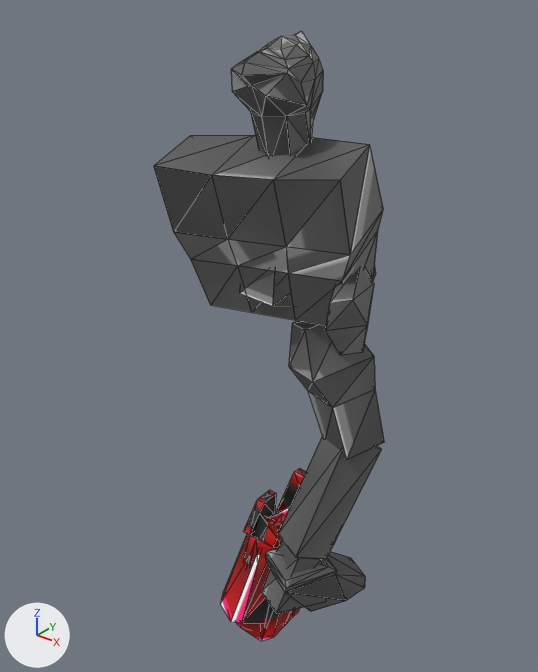
Renders of the Blender file share/shapes/rotc/players/standardcat/player2.blend from each side of a commit.
Before and after are seen from a 50 mm camera at (1.75, -2.3, 2.59) aimed at (-0.07, -0.03, 1.18). The axes (+X, +Y, +Z) are drawn at lower left. The lights are the same throughout. Mesh edges are drawn as thin lines. The same objects are shown in both versions, whatever each file hides.
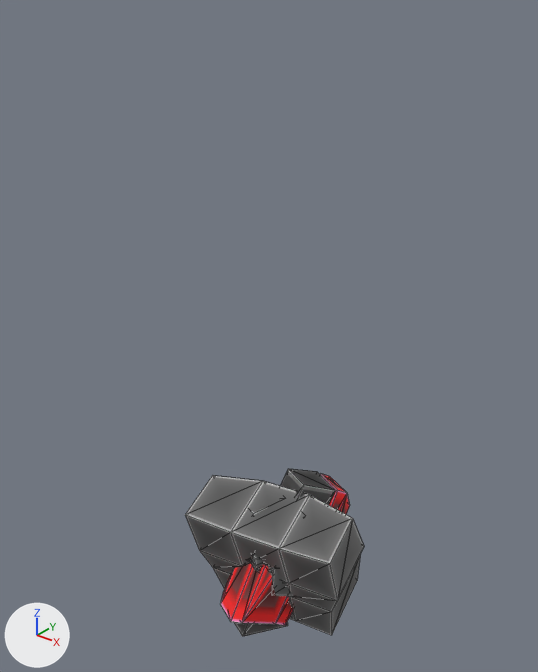
What differs and where, as boxes (x1, y1, x2, y2) in the pictures (538 x 672 px):
'Mesh.003', surface changed, moved
    before: (154, 135, 383, 326)
    after: (185, 476, 364, 635)
'Mesh.012', surface changed, moved
    before: (262, 436, 382, 614)
    after: (234, 469, 336, 637)
'Mesh.010', moved
    before: (231, 30, 323, 156)
    after: (252, 555, 271, 573)
'Mesh.016', surface changed, moved
    before: (289, 321, 384, 460)
    after: (251, 507, 267, 516)
'armor_r_calf', recoloured, surface changed
    both: (220, 474, 350, 626)
'Mesh.007', moved, turned
    before: (265, 548, 365, 612)
    after: (250, 555, 263, 572)
'Mesh.014', moved, turned (not visible afterwards)
    before: (326, 267, 374, 355)
'armor_l_calf', reshaped
    before: (237, 469, 306, 641)
    after: (236, 470, 334, 635)
'Mesh.001', moved
    before: (240, 274, 293, 307)
    after: (268, 567, 293, 596)
'armor_l_thigh', reshaped (not visible afterwards)
    before: (274, 514, 286, 526)
'Mesh.009', moved, turned (not visible afterwards)
    before: (371, 265, 376, 280)
part 1 of me_mesh_036, deleted
    before: (237, 469, 306, 641)
part 2 of me_mesh_036, built on
    before: (238, 535, 295, 641)
    after: (236, 470, 334, 635)
part 6 of me_mesh_037, surface changed
    before: (220, 514, 335, 626)
    after: (220, 474, 350, 626)
part 7 of me_mesh_039, rebuilt (not visible afterwards)
    before: (274, 514, 282, 526)

Edits to the bpy script that builds the scene:
```text
Change me_mesh_011:
    where me_mesh_011.from_pydata(...)  # 162 vertices, 54 faces; spans x -0.404..0.404, y -0.314..0.314, z -0.362..0.362
    me_mesh_011 part 3: texture (UV) coordinates of 54 of 54 faces, centred in x -0.384..0.388, y -0.271..0.291, z -0.281..0.323, changed; they spanned u 0.0..1.0, v 0.0..1.0 and now span u 0.0..1.0, v 0.0..1.0
Change me_mesh_020:
    where me_mesh_020.from_pydata(...)  # 84 vertices, 28 faces; spans x -0.165..0.165, y -0.296..0.296, z -0.395..0.395
    me_mesh_020 part 4: texture (UV) coordinates of 28 of 28 faces, centred in x -0.124..0.083, y -0.232..0.217, z -0.379..0.367, changed; they spanned u 0.0..0.98, v 0.0..1.0 and now span u 0.0..1.0, v 0.0..1.0
Change me_mesh_024:
    where me_mesh_024.from_pydata(...)  # 84 vertices, 28 faces; spans x -0.192..0.192, y -0.183..0.183, z -0.321..0.321
    me_mesh_024 part 5: texture (UV) coordinates of 28 of 28 faces, centred in x -0.145..0.15, y -0.137..0.147, z -0.289..0.298, changed; they spanned u 0.0..0.99, v 0.0..1.0 and now span u 0.0..1.0, v 0.0..1.0
Change me_mesh_039:
    remove me_mesh_039.from_pydata(...)  # 36 vertices, 12 faces; spans x -0.097..0.097, y -0.161..0.161, z -0.201..0.201
    remove me_mesh_039.materials.append(mat_armor_red_png)  # picture img_armor_red_png
    add me_mesh_039.from_pydata(...)  # 60 vertices, 20 faces; spans x -0.131..0.131, y -0.173..0.173, z -0.197..0.197
    me_mesh_039 part 7: the loose piece of 3 vertices spanning x -0.032..0.097, y -0.161..0.029, z 0.105..0.201 is rebuilt with 3 vertices and now spans x -0.035..0.076, y -0.106..0.019, z 0.135..0.197, in mat_armor_red0024_png (picture img_armor_red0024_png)
    add me_mesh_039.materials.append(mat_armor_red0024_png)  # picture img_armor_red0024_png
Change me_mesh_036:
    remove me_mesh_036.from_pydata(...)  # 192 vertices, 64 faces; spans x -0.157..0.157, y -0.267..0.267, z -0.37..0.37
    remove me_mesh_036.materials.append(mat_armor_red_png)  # picture img_armor_red_png
    add me_mesh_036.from_pydata(...)  # 84 vertices, 28 faces; spans x -0.165..0.165, y -0.296..0.296, z -0.395..0.395
    me_mesh_036 part 1: 59 loose pieces with 177 vertices, spanning x -0.157..0.157, y -0.267..0.267, z -0.37..0.37, are deleted
    me_mesh_036 part 2: 15 vertices removed from x -0.141..0.157, y -0.267..0.1, z -0.353..0.19; 84 vertices added at x -0.165..0.165, y -0.296..0.296, z -0.395..0.395
    add me_mesh_036.materials.append(mat_base_png)  # picture img_base_png
Change me_mesh_037:
    where me_mesh_037.from_pydata(...)  # 192 vertices, 64 faces; spans x -0.211..0.211, y -0.337..0.337, z -0.339..0.339
    remove me_mesh_037.materials.append(mat_armor_red_png)  # picture img_armor_red_png
    me_mesh_037 part 6: texture (UV) coordinates of 64 of 64 faces, centred in x -0.184..0.206, y -0.296..0.311, z -0.31..0.322, changed; they spanned u 0.0..0.97, v 0.0..1.0 and now span u 0.0..1.0, v 0.0..1.0
    add me_mesh_037.materials.append(mat_armor_red0024_png)  # picture img_armor_red0024_png
Change ob_mesh_001:
    ob_mesh_001.location: (0.008, -0.005, 1.521) -> (0.0, 0.0, 0.0)
Change ob_mesh_003:
    ob_mesh_003.location: (0.017, -0.068, 1.696) -> (0.0, 0.0, 0.0)
Change ob_mesh_014:
    ob_mesh_014.rotation_euler: (0.988, 0.0249, 0.514) -> (0.0, 0.0, 0.0)  # degrees (57, 1.4, 29) -> degrees (0, 0, 0)
    ob_mesh_014.location: (0.387, -0.1, 1.476) -> (0.0, 0.0, 0.0)
Change ob_mesh_009:
    ob_mesh_009.rotation_euler: (0.988, 0.0249, 0.514) -> (0.0, 0.0, 0.0)  # degrees (57, 1.4, 29) -> degrees (0, 0, 0)
    ob_mesh_009.location: (0.231, 0.164, 1.481) -> (0.0, 0.0, 0.0)
Change ob_mesh_010:
    ob_mesh_010.location: (0.035, -0.069, 2.176) -> (0.0, 0.0, 0.0)
Change ob_mesh_012:
    ob_mesh_012.location: (0.281, -0.09, 0.41) -> (0.0, 0.0, 0.0)
Change ob_mesh_016:
    ob_mesh_016.location: (0.259, 0.027, 1.031) -> (0.0, 0.0, 0.0)
Change ob_mesh_007:
    ob_mesh_007.rotation_euler: (0.0, 0.0, -0.0000222) -> (0.0, 0.0, 0.0)  # degrees (0, 0, -0) -> degrees (0, 0, 0)
    ob_mesh_007.location: (0.276, -0.125, 0.125) -> (0.0, 0.0, 0.0)
```
